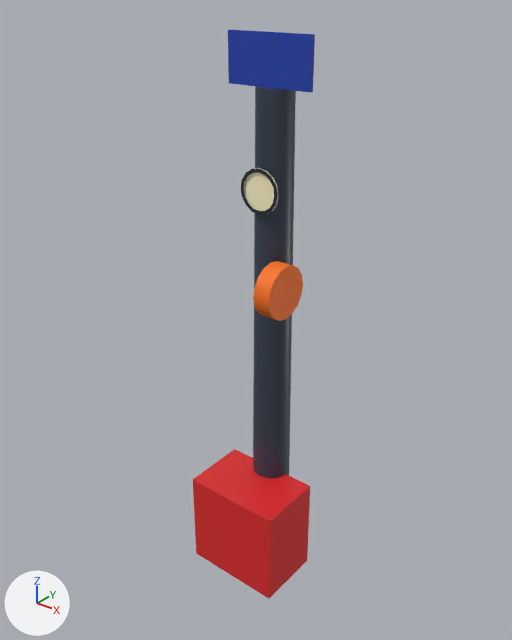
An edit to the glTF model public/models/world/yard-air-hose-body.glb, drawn before and after from the same camera.
Rendered twice from a 50 mm camera at (2.19, -2.76, 3.49) aimed at (-0.04, 0.04, 1.75). The axes (+X, +Y, +Z) are drawn at lower left. The lights are the same throughout. The first picture is the older version. Where no turn or scale is listed for an object, it has been applied to the vertices. Vertices at exactly the same position are counted once.

In view in the first picture: 'Yard-air-hose-bodyBody'.
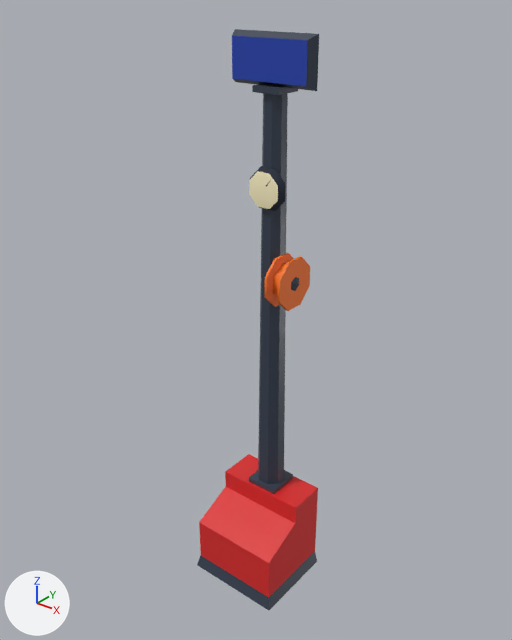
Where the change shows, as pixel boxes [x1, y1, x2, y2] in the pictures (512 x 640 px):
'Yard-air-hose-bodyBody', reshaped
    before: [193, 30, 315, 598]
    after: [197, 29, 319, 610]
part 1 of me_yard_air_hose_body_mesh, added
    after: [252, 84, 298, 95]
part 2 of me_yard_air_hose_body_mesh, added (orange)
    after: [264, 253, 294, 307]
part 3 of me_yard_air_hose_body_mesh, added (brown)
    after: [277, 256, 310, 311]
part 4 of me_yard_air_hose_body_mesh, rebuilt
    before: [253, 86, 296, 478]
    after: [258, 93, 288, 484]
part 5 of me_yard_air_hose_body_mesh, rebuilt
    before: [228, 30, 315, 92]
    after: [232, 29, 319, 91]
part 6 of me_yard_air_hose_body_mesh, rebuilt
    before: [193, 449, 310, 598]
    after: [197, 454, 318, 610]
part 7 of me_yard_air_hose_body_mesh, added (beige)
    after: [249, 166, 285, 211]
part 8 of me_yard_air_hose_body_mesh, deleted (brown)
    before: [253, 261, 303, 321]
part 9 of me_yard_air_hose_body_mesh, deleted
    before: [241, 168, 278, 215]
part 10 of me_yard_air_hose_body_mesh, deleted (beige)
    before: [244, 168, 279, 212]
part 11 of me_yard_air_hose_body_mesh, added
    after: [273, 263, 299, 295]
part 12 of me_yard_air_hose_body_mesh, added
    after: [249, 470, 293, 494]

Patch to the scene script:
```diff
--- a/public/models/world/yard-air-hose-body.glb.py
+++ b/public/models/world/yard-air-hose-body.glb.py
@@ me_yard_air_hose_body_mesh @@
 # used by ob_yard_air_hose_bodybody; location = (0.0, 0.0, 1.663)
-me_yard_air_hose_body_mesh.from_pydata(...)  # 125 vertices, 184 faces; spans x -0.3..0.3, y -0.26..0.26, z -1.66..1.59
+me_yard_air_hose_body_mesh.from_pydata(...)  # 127 vertices, 181 faces; spans x -0.3..0.3, y -0.26..0.26, z -1.66..1.59
+# me_yard_air_hose_body_mesh part 1: a new loose piece, a box spanning x -0.08..0.08, y 0.06..0.22, z 1.312..1.344, in mat_yard_air_hose_body_surface
+# me_yard_air_hose_body_mesh part 2: a new loose piece, an 8-sided cylinder along x spanning x 0.063..0.078, y -0.019..0.259, z 0.199..0.476, in mat_yard_air_hose_body_surface
+# me_yard_air_hose_body_mesh part 3: a new loose piece, an 8-sided cylinder along x spanning x 0.148..0.163, y -0.019..0.259, z 0.199..0.476, in mat_yard_air_hose_body_surface
+# me_yard_air_hose_body_mesh part 4: the loose piece of 26 vertices spanning x -0.12..0.12, y 0.02..0.26, z -1.66..1.34 is rebuilt with 16 vertices and now spans x -0.08..0.08, y 0.06..0.22, z -1.03..1.31
+# me_yard_air_hose_body_mesh part 5: the loose piece of 8 vertices spanning x -0.25..0.25, y 0.08..0.1, z 1.34..1.59 is rebuilt with 8 vertices and now spans x -0.25..0.25, y 0.08..0.13, z 1.34..1.59
+# me_yard_air_hose_body_mesh part 6: the loose piece of 8 vertices spanning x -0.3..0.3, y -0.26..0.14, z -1.56..-0.96 is rebuilt with 16 vertices and now spans x -0.3..0.3, y -0.26..0.26, z -1.66..-1.06
+# me_yard_air_hose_body_mesh part 7: a new loose piece of 17 vertices spanning x -0.11..0.11, y 0.04..0.09, z 0.73..0.95, in mat_yard_air_hose_body_surface
+# me_yard_air_hose_body_mesh part 8: the loose piece of 34 vertices spanning x 0.1..0.2, y -0.16..0.14, z 0.19..0.49 is deleted
+# me_yard_air_hose_body_mesh part 9: the loose piece of 32 vertices spanning x -0.12..0.12, y 0.01, z 0.72..0.96 is deleted
+# me_yard_air_hose_body_mesh part 10: the loose piece of 17 vertices spanning x -0.12..0.12, y 0.02, z 0.72..0.96 is deleted
+# me_yard_air_hose_body_mesh part 11
+# 13 vertices are added at x 0.08..0.18, y 0.03..0.21, z 0.24..0.44
+# 6 new vertices lie (0.07, 0.0, 0.0) away from vertices in x 0.08, y 0.03..0.21, z 0.24..0.44
+# 18 new faces join them
+# me_yard_air_hose_body_mesh part 12
+# 8 vertices are added at x -0.1..0.1, y 0.04..0.24, z -1.06..-1.03
+# 10 new faces join them
+# other edits to the shape of me_yard_air_hose_body_mesh do not show in these pictures
 me_yard_air_hose_body_mesh.materials.append(mat_yard_air_hose_body_surface)
```
